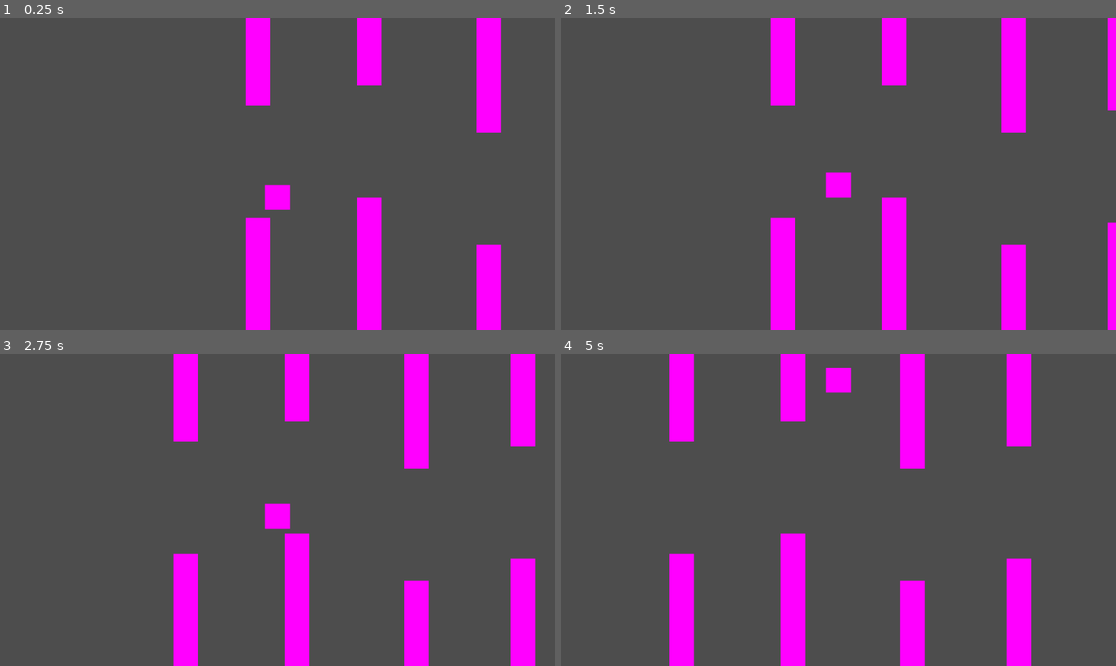
Above: before the commit, frames 1-4 (two rows, left to right).
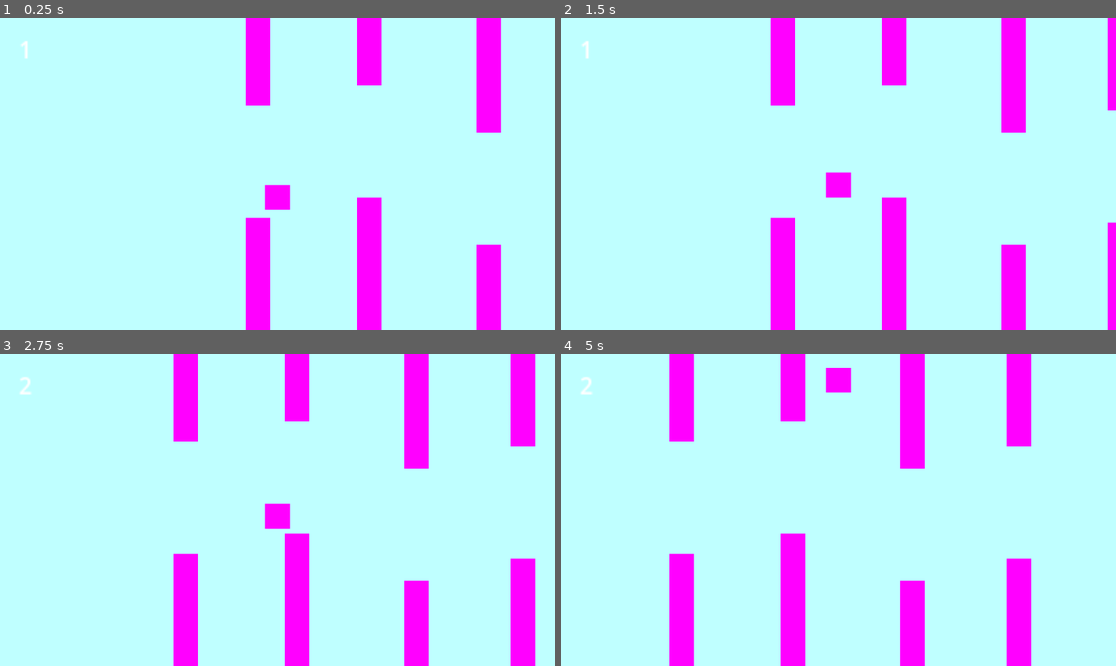
Above: after the commit, the same moments.

Repository: TenPetr/po-final-project
Game: Godot game, scene res://world.tscn
The game is run twice, just before and just after one commit, with the same random seed, the same clock (stepped at 60 frames per second) and the same inputs.
Inputs:
- Up to frame 1 (0.25 s): no input
- Up to frame 2 (1.5 s): tap Enter (ui_accept) at 0.5 s; hold Right (ui_right) from 0.53 s (still down); tap Space (FLAP) at 0.77, 1.07 s
- Up to frame 3 (2.75 s): tap Space (FLAP) at 1.52, 1.82 s; release Right (ui_right) at 2.03 s; hold Left (ui_left) from 2.03 s (still down)
- Up to frame 4 (5 s): release Left (ui_left) at 2.78 s; hold Right (ui_right) 2.78-4.28 s; tap Space (FLAP) at 3.02, 3.32, 3.77, 4.07, 4.52, 4.82 s; hold Left (ui_left) from 4.28 s (still down)

The runs differ from the first frame. In frame 1, 91% of the frame differs, in the area x 0-100%, y 0-100%; in frame 2, 90%; in frame 3, 88%; in frame 4, 89%.

Commit message:
score

Diff:
--- a/Player.gd
+++ b/Player.gd
@@ -10,6 +10,7 @@
 var gravity = ProjectSettings.get_setting("physics/2d/default_gravity")
 var motion = Vector2.ZERO
 var wall : PackedScene = preload("res://wallnode.tscn")
+var score = 0
 
 func _physics_process(delta: float) -> void:
 	motion.y += GRAVITY
@@ -21,6 +22,8 @@
 
 	self.velocity = motion # Set the body's velocity property
 	self.move_and_slide() # Call move_and_slide with no parameters
+
+	get_parent().get_parent().get_node("CanvasLayer/RichTextLabel").text = str(score)
 	# Add the gravity.
 	#if not is_on_floor():
 		#velocity.y += gravity * delta
@@ -48,3 +51,13 @@
 	if body.name == "Walls":
 		body.queue_free()
 		Wall_reset()
+
+
+func _on_detect_area_entered(area):
+	if area.name == "PointArea":
+		score = score + 1
+
+
+#func _on_detect_body_entered(body):
+	#if body.name == "Walls":
+		#get_tree().reload_current_scene()
--- a/player_node.tscn
+++ b/player_node.tscn
@@ -25,3 +25,6 @@
 [node name="CollisionShape2D" type="CollisionShape2D" parent="Player/Detect"]
 scale = Vector2(27, 27)
 shape = SubResource("RectangleShape2D_jfuge")
+
+[connection signal="area_entered" from="Player/Detect" to="Player" method="_on_detect_area_entered"]
+[connection signal="body_entered" from="Player/Detect" to="Player" method="_on_detect_body_entered"]
--- a/world.tscn
+++ b/world.tscn
@@ -1,7 +1,9 @@
-[gd_scene load_steps=7 format=3 uid="uid://qjugr1frdbvr"]
+[gd_scene load_steps=8 format=3 uid="uid://qjugr1frdbvr"]
 
 [ext_resource type="Script" path="res://Player.gd" id="1_amjm2"]
 [ext_resource type="PackedScene" uid="uid://brg7m8ll1ukxl" path="res://wallnode.tscn" id="2_u1trt"]
+
+[sub_resource type="CanvasTexture" id="CanvasTexture_yxxgh"]
 
 [sub_resource type="RectangleShape2D" id="RectangleShape2D_1eo1n"]
 
@@ -12,6 +14,11 @@
 [sub_resource type="RectangleShape2D" id="RectangleShape2D_4sl3b"]
 
 [node name="World" type="Node2D"]
+
+[node name="Sprite2D" type="Sprite2D" parent="."]
+modulate = Color(0.74902, 1, 1, 1)
+scale = Vector2(100000, 100000)
+texture = SubResource("CanvasTexture_yxxgh")
 
 [node name="PlayerNode" type="Node2D" parent="."]
 
@@ -45,4 +52,17 @@
 [node name="Camera2D" type="Camera2D" parent="."]
 zoom = Vector2(0.1, 0.1)
 
+[node name="CanvasLayer" type="CanvasLayer" parent="."]
+scale = Vector2(30, 30)
+transform = Transform2D(30, 0, 0, 30, 0, 0)
+follow_viewport_enabled = true
+
+[node name="RichTextLabel" type="RichTextLabel" parent="CanvasLayer"]
+offset_left = -178.967
+offset_top = -97.6667
+offset_right = -138.967
+offset_bottom = -57.6667
+
+[connection signal="area_entered" from="PlayerNode/Player/Detect" to="PlayerNode/Player" method="_on_detect_area_entered"]
+[connection signal="body_entered" from="PlayerNode/Player/Detect" to="PlayerNode/Player" method="_on_detect_body_entered"]
 [connection signal="body_entered" from="PlayerNode/Player/Resetter" to="PlayerNode/Player" method="_on_resetter_body_entered"]
